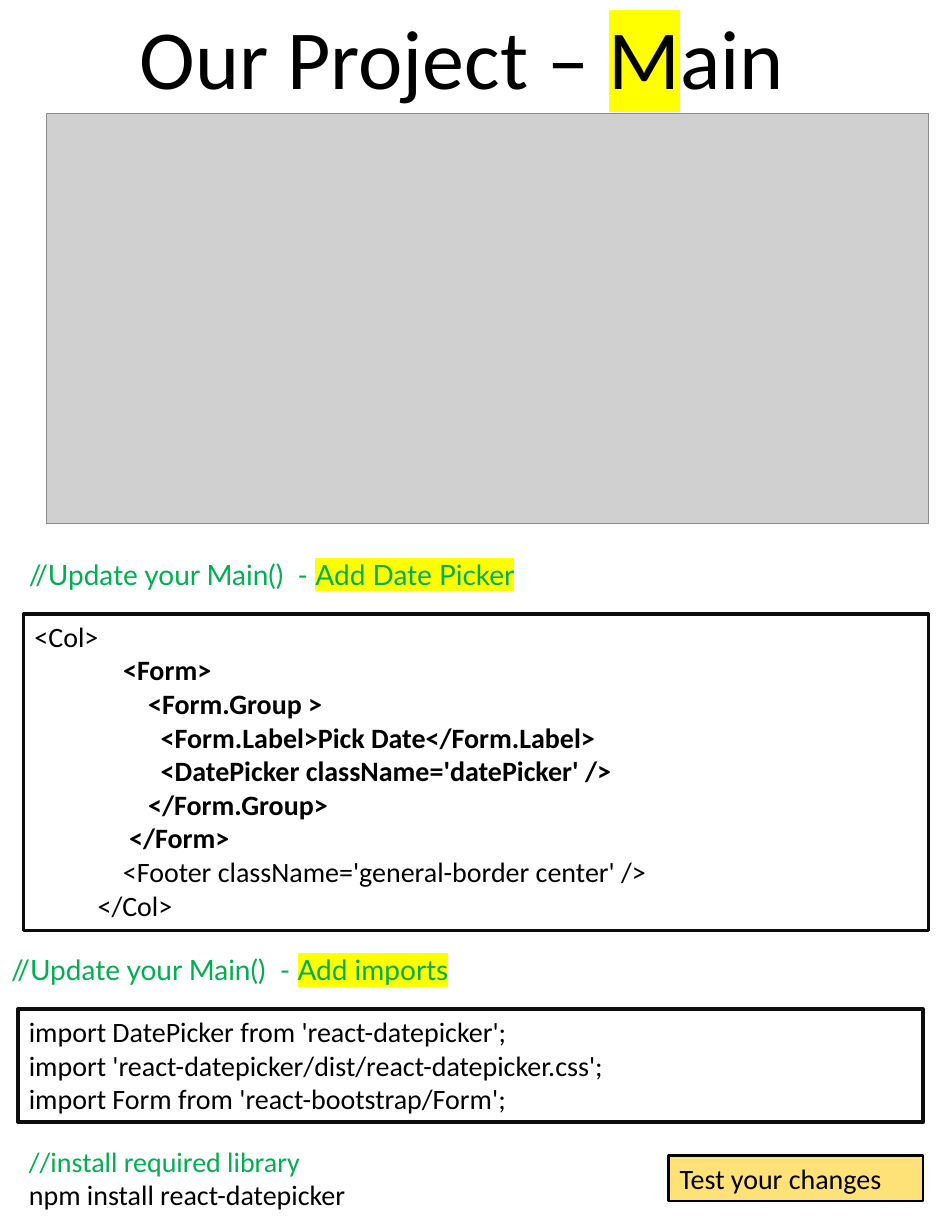
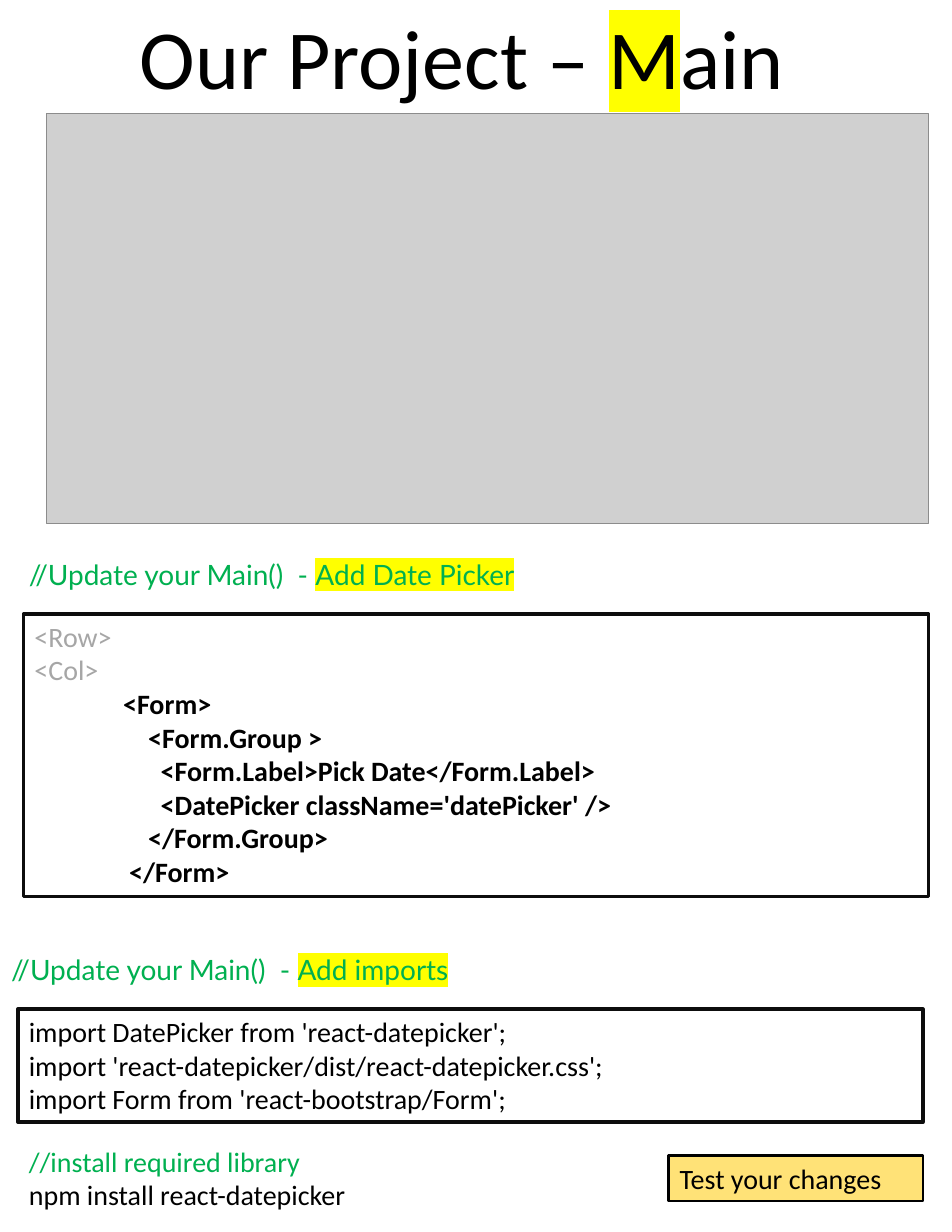
Before and after one commit to scorpion0511/mytracker, a slide deck: slide 31 of doc/React.pptx. Drawn at 952x1232 pixels with LibreOffice and Linux fonts; fonts in the diff are those of the drawing; grey boxes stand for pictures. Boxes give left, top, right and bottom in pixels: in the first picture for what was removed or moved away, otherwise in the second. Text is boxed around its words. In the diff, an @@ line names an element or a change of style, - is before the commit and + after.

```diff
--- a/doc/React.pptx
+++ b/doc/React.pptx
@@ rectangle "<Row>": place and size @@
-rectangle "<Row>" at [24,614,928,931]
+rectangle "<Row>" at [24,614,928,896]
@@ text in rectangle at [34,629,111,647]: paragraph added @@
+<Row>
@@ text in rectangle at [34,661,98,680]: text colour #000000 to #A6A6A6 in "<Col>" @@
@@ text in rectangle at [98,862,615,917]: paragraphs removed @@
-<Footer className='general-border center' />
-</Col>
```
Also in this commit, not shown: 13 other slides changed, 18 slides added, 2 slides removed.
